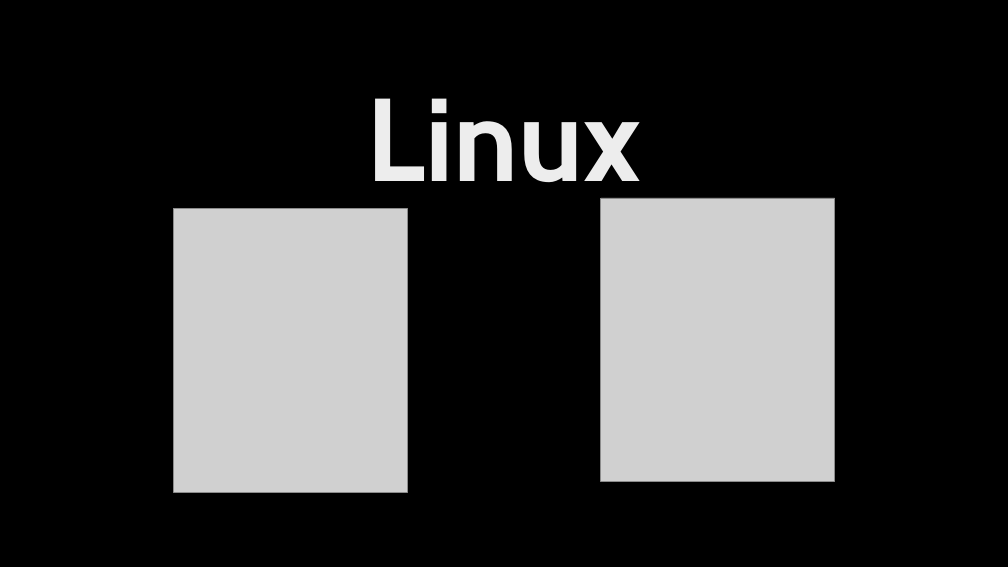
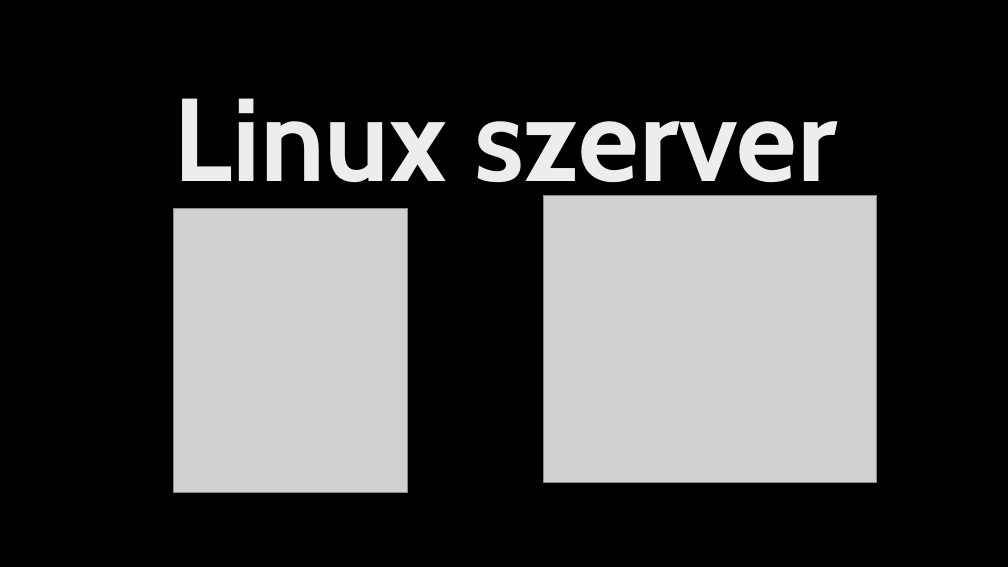
Before and after one commit to I-Izumi/aromas-cubanos, a slide deck: slide 28 of Documentations/Summary/Video/Vizsgaremek_Teszteles_Videodokumentacio.pptx. Drawn at 1008x567 pixels with LibreOffice and Linux fonts; fonts in the diff are those of the drawing; grey boxes stand for pictures; background and template pictures are left out. Boxes give left, top, right and bottom in pixels: in the first picture for what was removed or moved away, otherwise in the second. Text is boxed around its words. In the diff, an @@ line names an element or a change of style, - is before the commit and + after.

```diff
--- a/Documentations/Summary/Video/Vizsgaremek_Teszteles_Videodokumentacio.pptx
+++ b/Documentations/Summary/Video/Vizsgaremek_Teszteles_Videodokumentacio.pptx
@@ text at <box>173,98,838,207</box>: text changed @@
-Linux
+Linux szerver
@@ picture: place and size @@
-picture at <box>601,198,835,482</box>
+picture at <box>544,195,876,482</box>
```
Also in this commit, not shown: 2 other slides changed, 1 other file.
